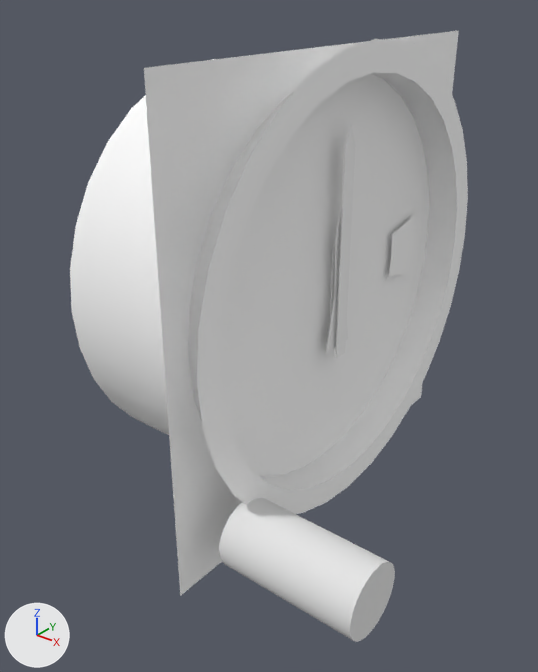
The Blender file dev/blender/instruments/alt-fg1000.blend: old version first, new version second.
Before and after are seen from a camera (50 mm lens) standing at (-0.3108, 0.0563, -0.0635) and looking at (-0.3759, 0.1376, -0.1139). The axes (+X, +Y, +Z) are drawn at lower left. The lights are the same throughout. The older version comes first.

Objects in the first picture: 'Case', 'Face', 'Needle100', 'disk', 'inhg' and 2 more.
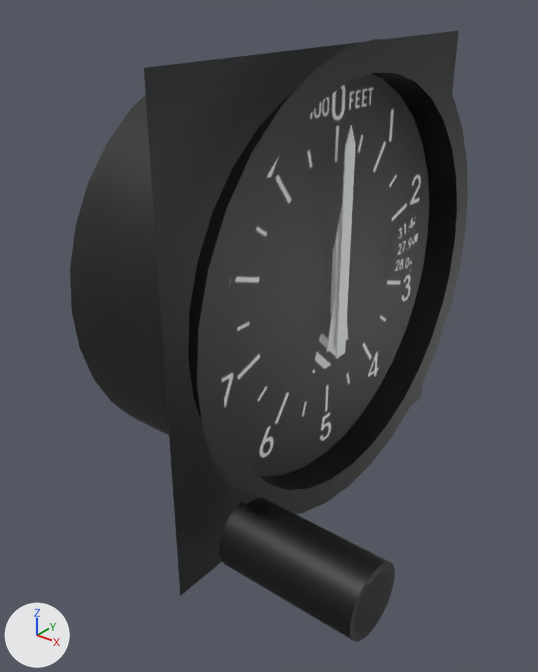
The edits, one by one:
Picture 'altimeter.png.001' (img_altimeter_png_001) is new.
In material 'face' (mat_face), base_color is no longer (1.0, 1.0, 1.0), white #ffffff.
Material 'face' (mat_face) is now built by principled_material('face') instead of diffuse_material('face').
In material 'face' (mat_face), texture is now set to img_altimeter_png_001.
In material 'knob' (mat_knob), base_color is no longer (0.8, 0.8, 0.8), white #e7e7e7.
Material 'knob' (mat_knob) is now built by principled_material('knob') instead of diffuse_material('knob').
In material 'knob' (mat_knob), texture is now set to img_altimeter_png_001.
In material 'Material' (mat_material), base_color is no longer (1.0, 1.0, 1.0), white #ffffff.
Material 'Material' (mat_material) is now built by principled_material('Material') instead of diffuse_material('Material').
In material 'Material' (mat_material), texture is now set to img_altimeter_png_001.

Location of each change, (x1, y1, x2, y2) in pixels of the pictures (538 x 672 px):
'Face', surface changed (white to black)
    both: (144, 31, 459, 596)
'Case', surface changed (white to black)
    both: (70, 39, 468, 514)
'disk', surface changed (white to black)
    both: (219, 498, 395, 642)
'inhg', surface changed (white to grey)
    both: (389, 215, 415, 276)
